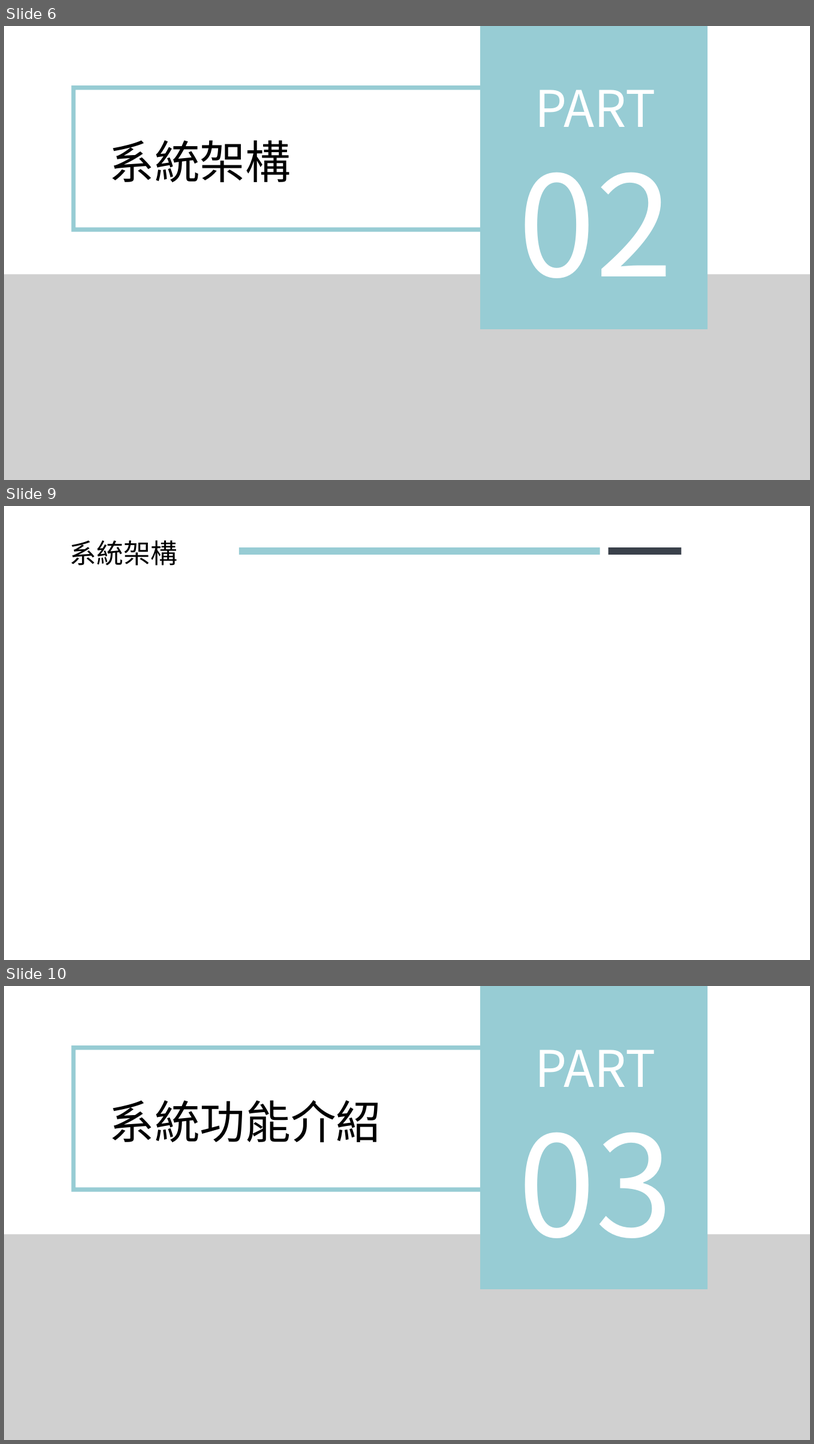
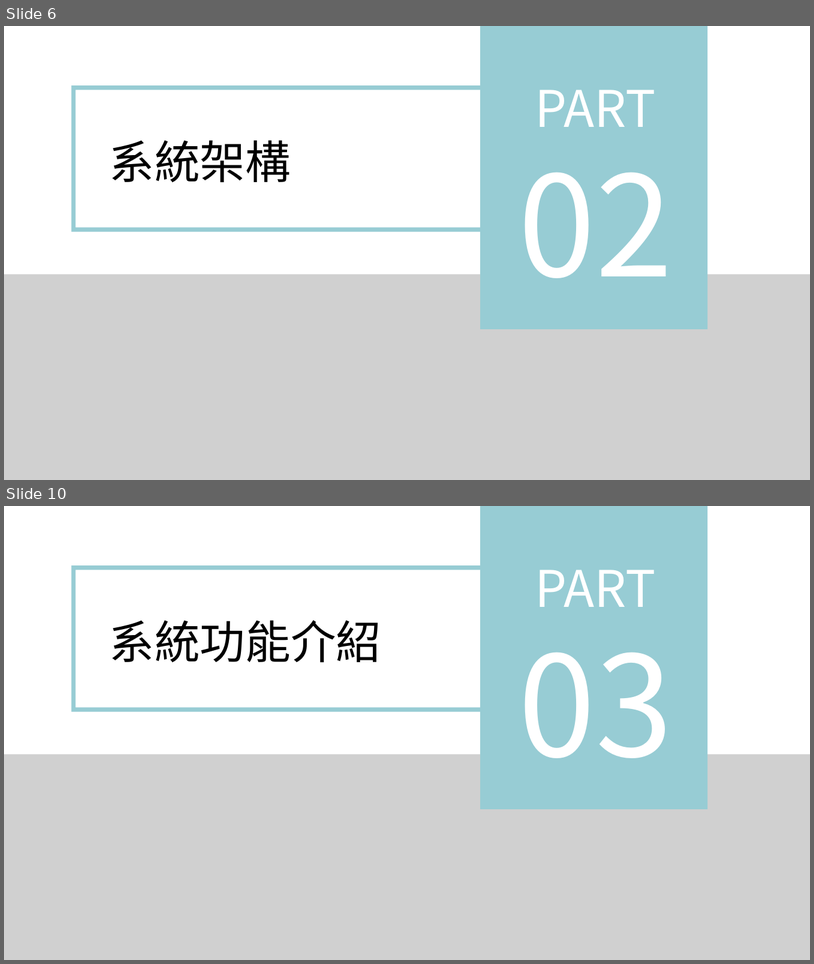
Before and after one commit to NTUB111208/mrtaipei-docs, a slide deck: files/PPT/二技第111208組-MRTaipei｜台北先生-簡報.pptx. Shown one above the other, each under a label of ours: slides 6, 9 and 10 before the commit, slides 6 and 10 after it; the slides between them are not shown. The pictures are 814x1444 and 814x964 pixels, drawn with LibreOffice and Linux fonts; fonts in the diff are those of the drawing; grey boxes stand for pictures. Boxes give left, top, right and bottom in pixels: in the first picture for what was removed or moved away, otherwise in the second. Text is boxed around its words. In the diff, an @@ line names an element or a change of style, - is before the commit and + after.

```diff
--- a/files/PPT/二技第111208組-MRTaipei｜台北先生-簡報.pptx
+++ b/files/PPT/二技第111208組-MRTaipei｜台北先生-簡報.pptx
@@ slide 9 removed at <box>4,506,810,960</box>, background #FFFFFF @@
@@ text removed at <box>70,540,177,565</box> @@
-系統架構
@@ rectangle removed at <box>239,548,600,555</box> @@
@@ rectangle removed at <box>609,548,682,555</box> @@
```
Also in this commit, not shown: 2 slides changed, 1 slide added.
